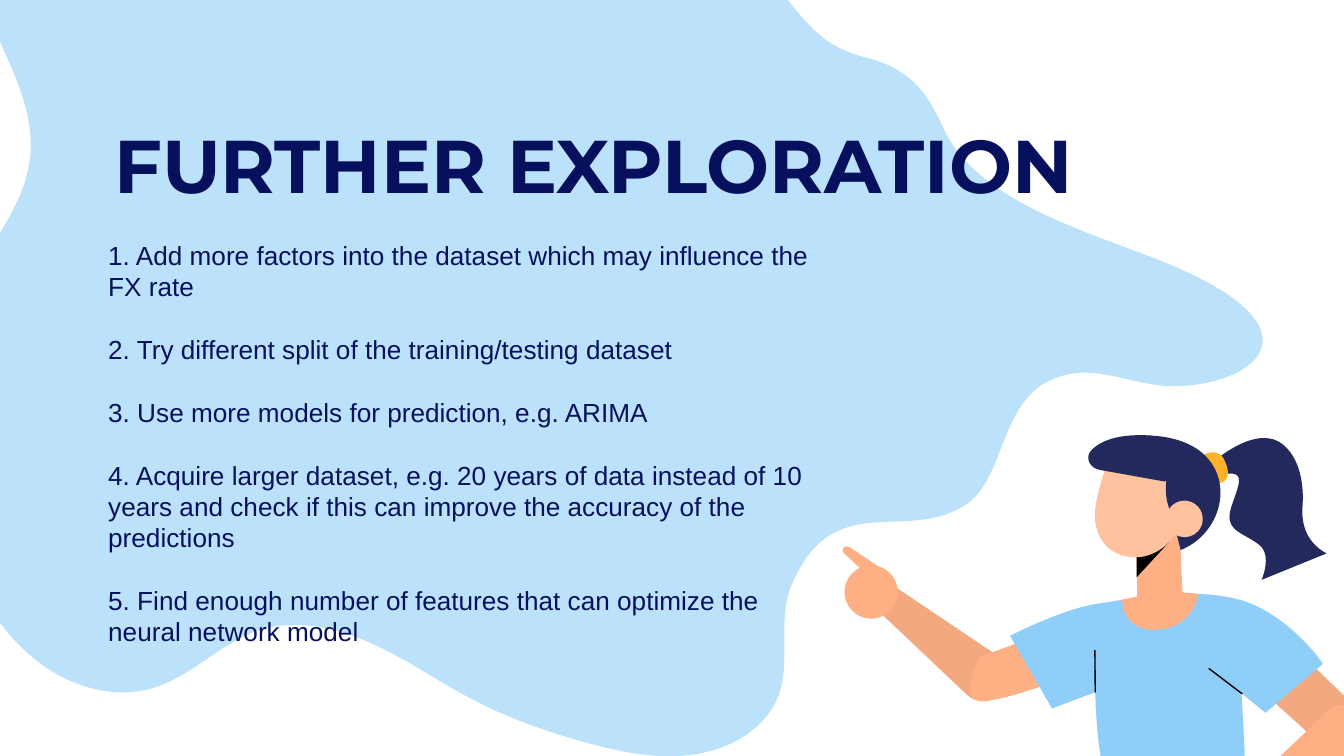
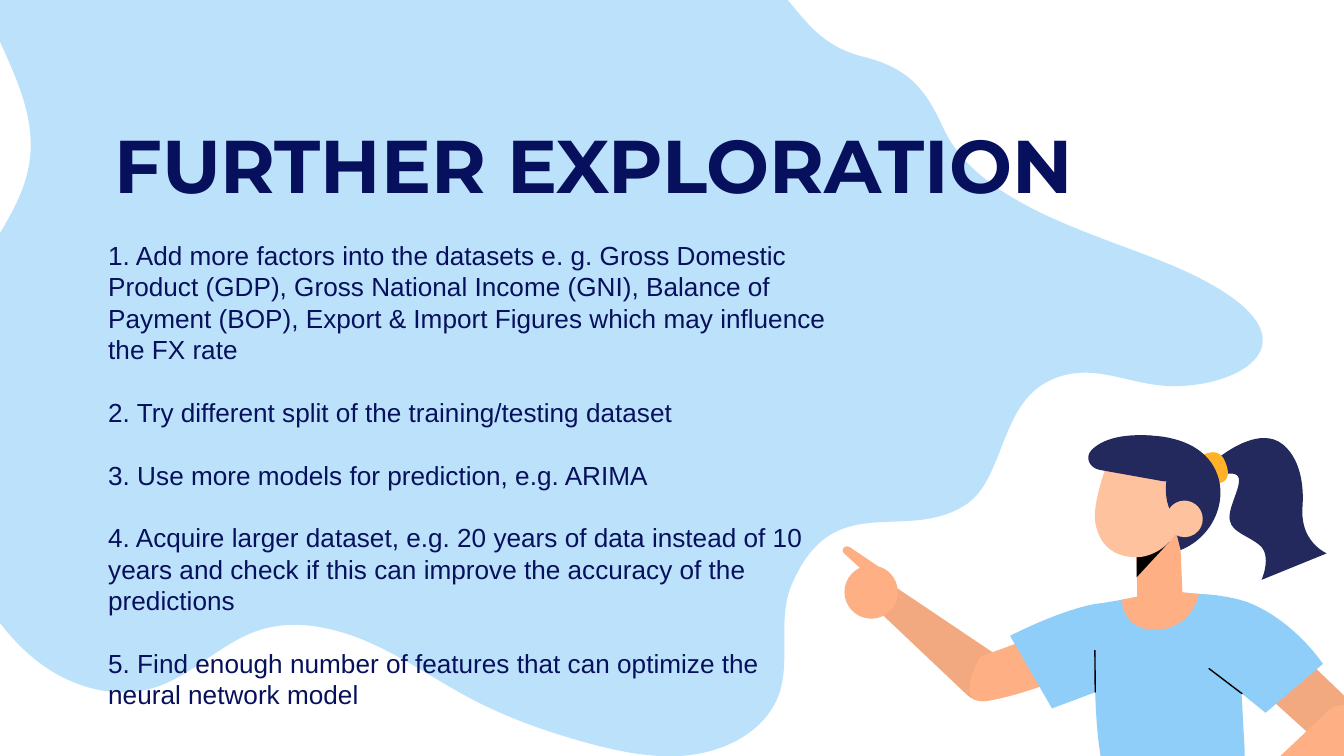
Before and after one commit to muhasenulhaque/Project-2-Machine-Learning-and-Algo-Trading, a slide deck: slide 26 of Presentation/FX_Master_Project_Presentation.pptx. Drawn at 1344x756 pixels with LibreOffice and Linux fonts; fonts in the diff are those of the drawing. Boxes give left, top, right and bottom in pixels: in the first picture for what was removed or moved away, otherwise in the second. Text is boxed around its words. In the diff, an @@ line names an element or a change of style, - is before the commit and + after.

```diff
--- a/Presentation/FX_Master_Project_Presentation.pptx
+++ b/Presentation/FX_Master_Project_Presentation.pptx
@@ title at (x1=108, y1=246, x2=825, y2=705): text changed @@
-1. Add more factors into the dataset which may influence the FX rate
-2. Try different split of the training/testing dataset
-3. Use more models for prediction, e.g. ARIMA
-4. Acquire larger dataset, e.g. 20 years of data instead of 10 years and check if this can improve the accuracy of the predictions
-5. Find enough number of features that can optimize the neural network model
+1. Add more factors into the datasets e. g. Gross Domestic Product (GDP), Gross National Income (GNI), Balance of Payment (BOP), Export & Import Figures which may influence the FX rate
+2. Try different split of the training/testing dataset
+3. Use more models for prediction, e.g. ARIMA
+4. Acquire larger dataset, e.g. 20 years of data instead of 10 years and check if this can improve the accuracy of the predictions
+5. Find enough number of features that can optimize the neural network model
```
Also in this commit, not shown: 2 other files.
